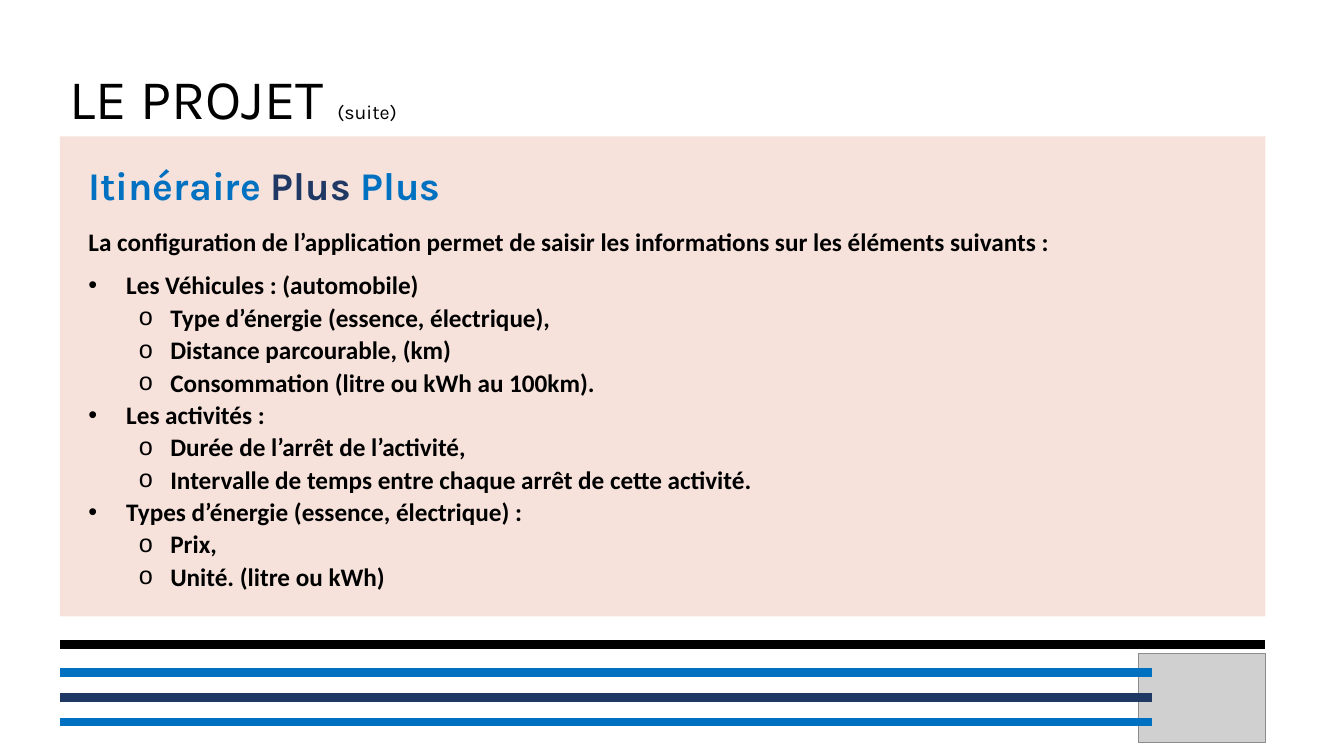
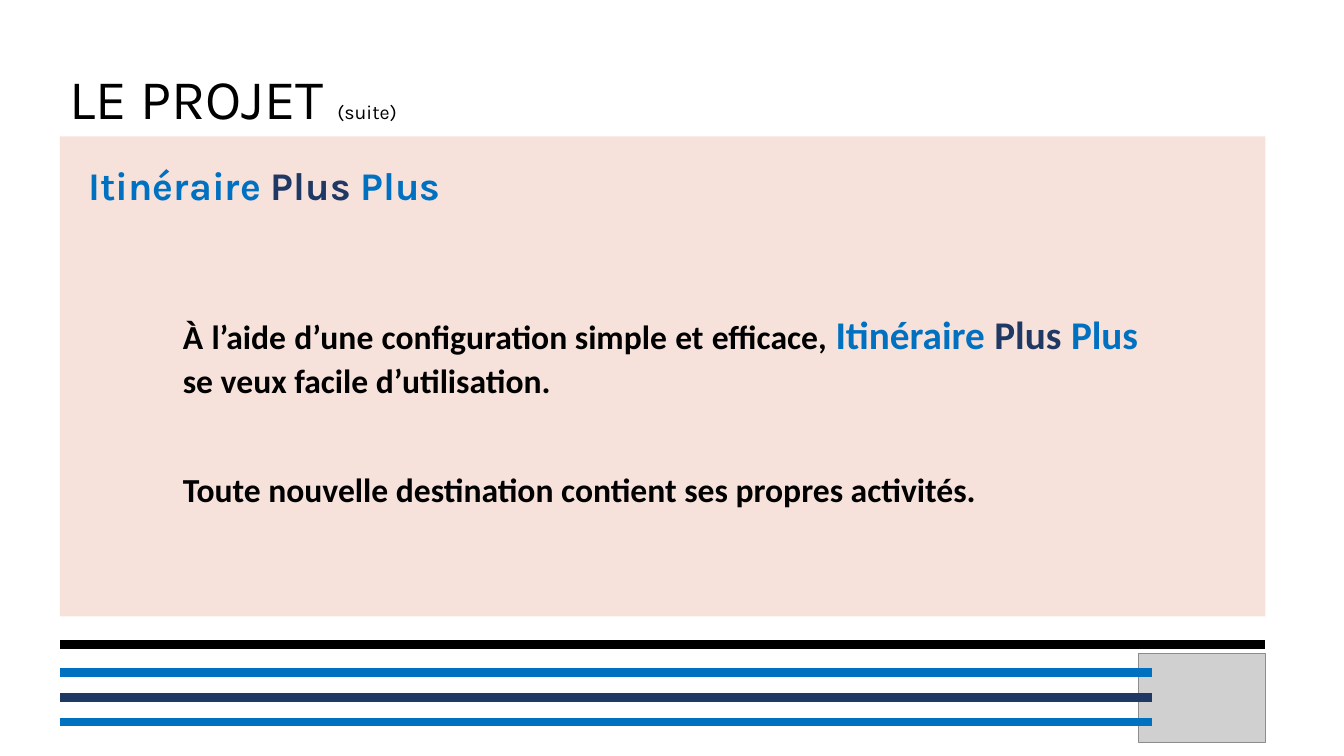
Before and after one commit to MrRalkin/projet, a slide deck: slide 5 of Docs/Présentation/IPP-Show.pptx. Drawn at 1344x756 pixels with LibreOffice and Linux fonts; fonts in the diff are those of the drawing; grey boxes stand for pictures; background and template pictures are left out. Boxes give left, top, right and bottom in pixels: in the first picture for what was removed or moved away, otherwise in the second. Text is boxed around its words. In the diff, an @@ line names an element or a change of style, - is before the commit and + after.

```diff
--- a/Docs/Présentation/IPP-Show.pptx
+++ b/Docs/Présentation/IPP-Show.pptx
@@ text at bbox=[183, 321, 1138, 508]: text changed; size 18 to 24 pt @@
-La configuration de l’application permet de saisir les informations sur les éléments suivants :
-• Les Véhicules : (automobile)
-  o Type d’énergie (essence, électrique),
-  o Distance parcourable, (km)
-  o Consommation (litre ou kWh au 100km).
-• Les activités :
-  o Durée de l’arrêt de l’activité,
-  o Intervalle de temps entre chaque arrêt de cette activité.
-• Types d’énergie (essence, électrique) :
-  o Prix,
-  o Unité. (litre ou kWh)
+À l’aide d’une configuration simple et efficace, Itinéraire Plus Plus se veux facile d’utilisation.
+Toute nouvelle destination contient ses propres activités.
```
Also in this commit, not shown: 4 other slides changed, 1 other file.
